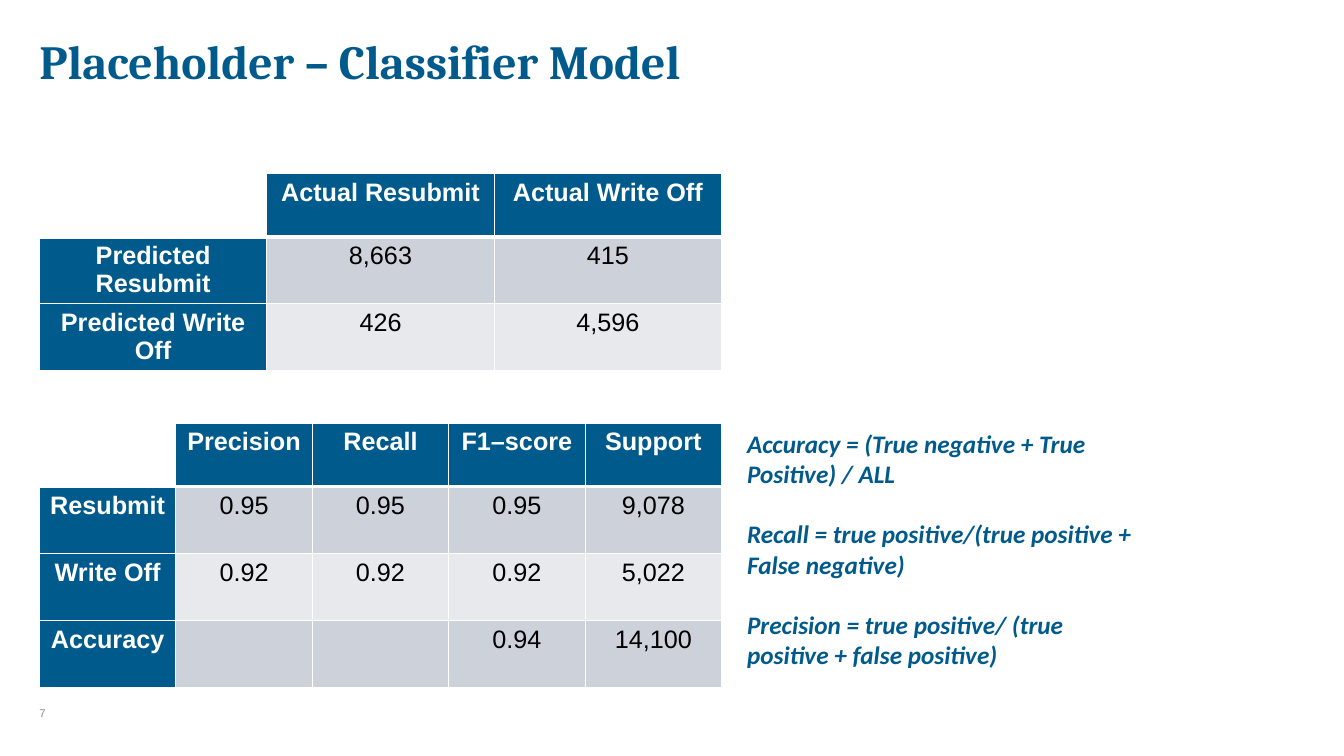
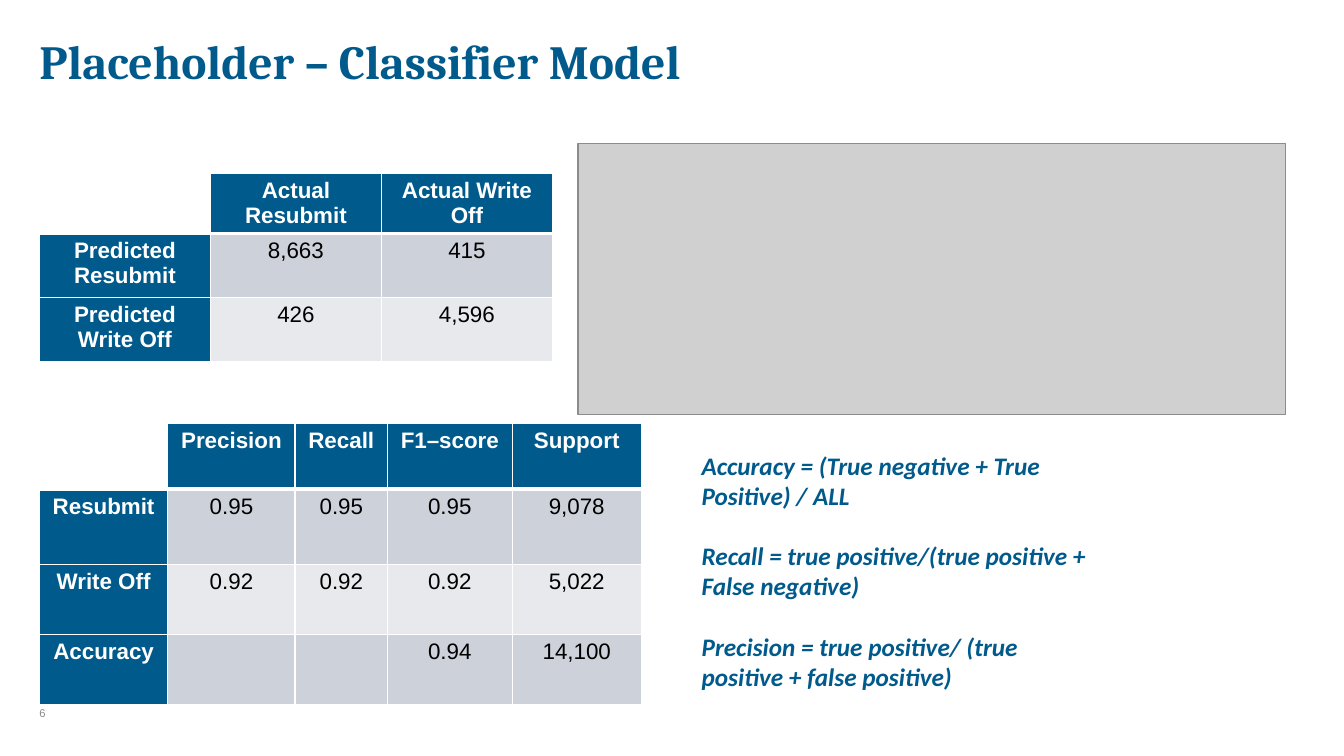
Before and after one commit to alexgwise/project_3, a slide deck: slide 6 of Project_3.pptx (slide 7 before the commit). Drawn at 1344x756 pixels with LibreOffice and Linux fonts; fonts in the diff are those of the drawing; grey boxes stand for pictures; background and template pictures are left out. Boxes give left, top, right and bottom in pixels: in the first picture for what was removed or moved away, otherwise in the second. Text is boxed around its words. In the diff, an @@ line names an element or a change of style, - is before the commit and + after.

```diff
--- a/Project_3.pptx
+++ b/Project_3.pptx
@@ picture added at [578, 144, 1286, 415] @@
@@ table at [39, 173, 554, 366] @@
@@ size 18 to 16 pt @@
@@ table: place and size @@
-table at [39, 173, 723, 378]
+table at [39, 173, 554, 366]
@@ table at [39, 423, 641, 705] @@
@@ size 18 to 16 pt @@
@@ table: place and size @@
-table at [39, 423, 720, 688]
+table at [39, 423, 641, 705]
@@ text "Accuracy = (True negative + ...": place and size @@
-text "Accuracy = (True negative + ..." at [747, 434, 1113, 668]
+text "Accuracy = (True negative + ..." at [702, 456, 1068, 690]
@@ page number at [39, 709, 45, 717]: text changed @@
-7
+6
```
Also in this commit, not shown: 1 other slide changed, 1 other file.
